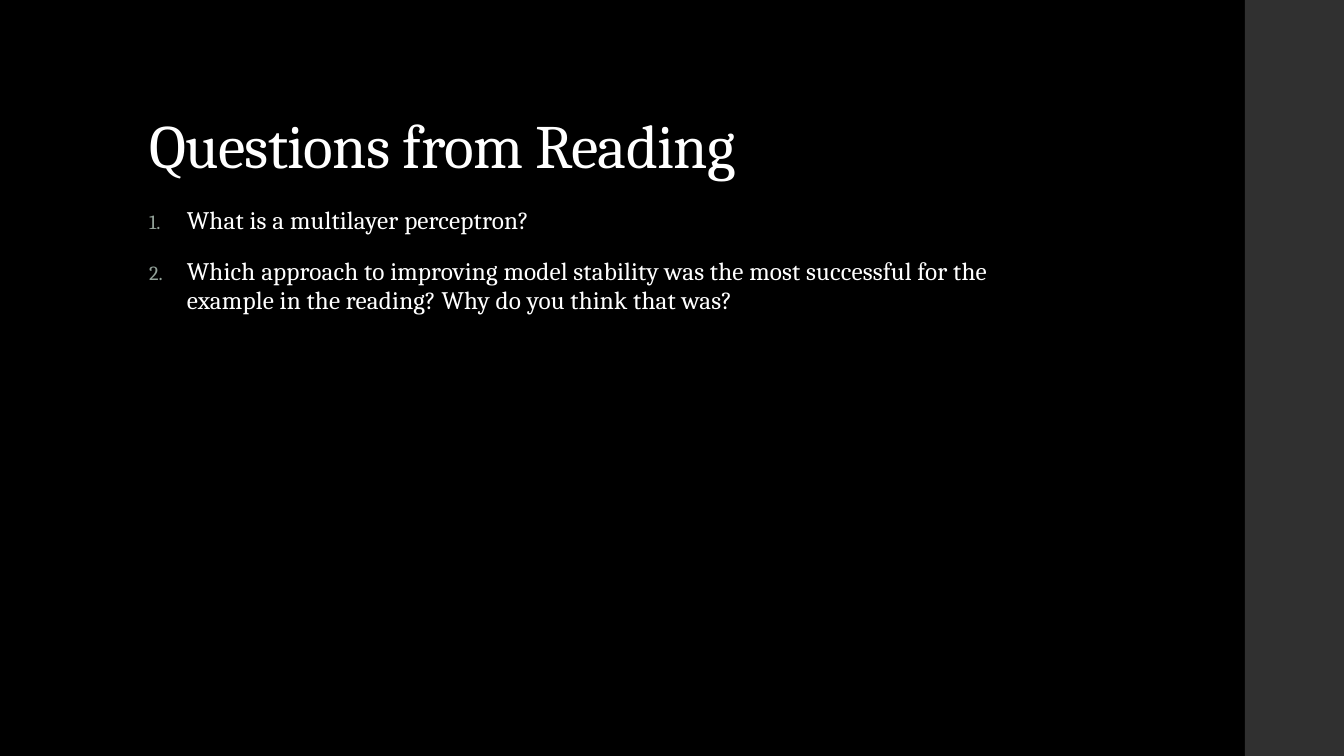
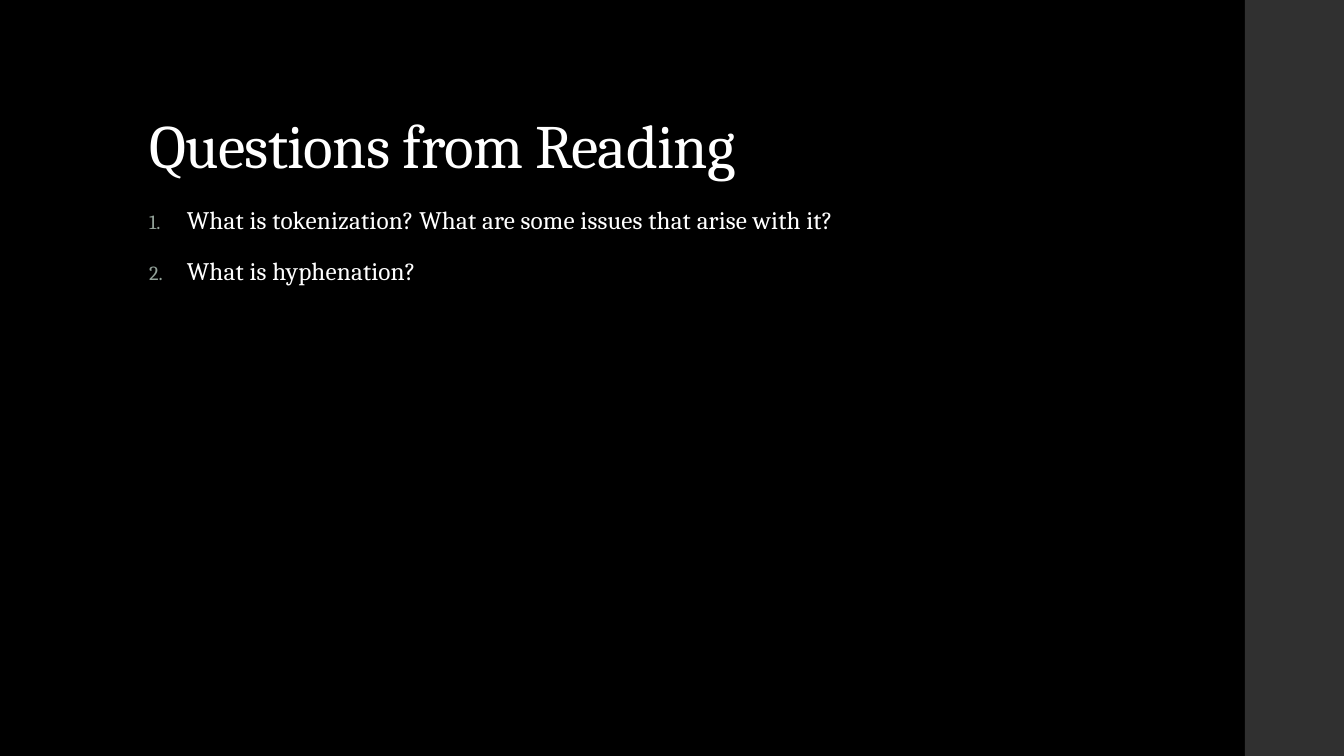
Before and after one commit to ytaiwo/Homework, a slide deck: slide 8 of week_20/week_20_presentation.pptx (slide 5 before the commit). Drawn at 1344x756 pixels with LibreOffice and Linux fonts; fonts in the diff are those of the drawing. Boxes give left, top, right and bottom in pixels: in the first picture for what was removed or moved away, otherwise in the second. Text is boxed around its words. In the diff, an @@ line names an element or a change of style, - is before the commit and + after.

```diff
--- a/week_20/week_20_presentation.pptx
+++ b/week_20/week_20_presentation.pptx
@@ text at bbox=[187, 211, 832, 286]: text changed @@
-1. What is a multilayer perceptron?
-2. Which approach to improving model stability was the most successful for the example in the reading? Why do you think that was?
+1. What is tokenization? What are some issues that arise with it?
+2. What is hyphenation?
```
Also in this commit, not shown: 2 other slides changed, 3 slides added, 14 other files.
